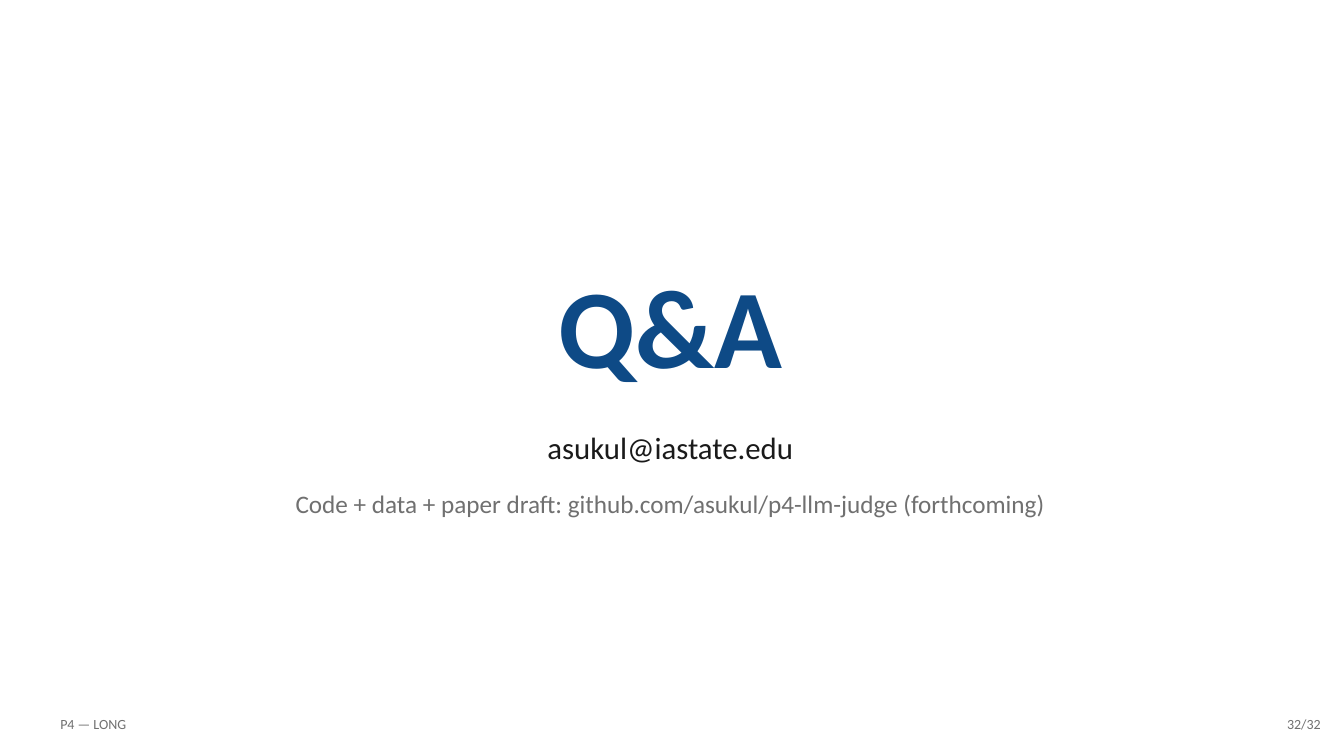
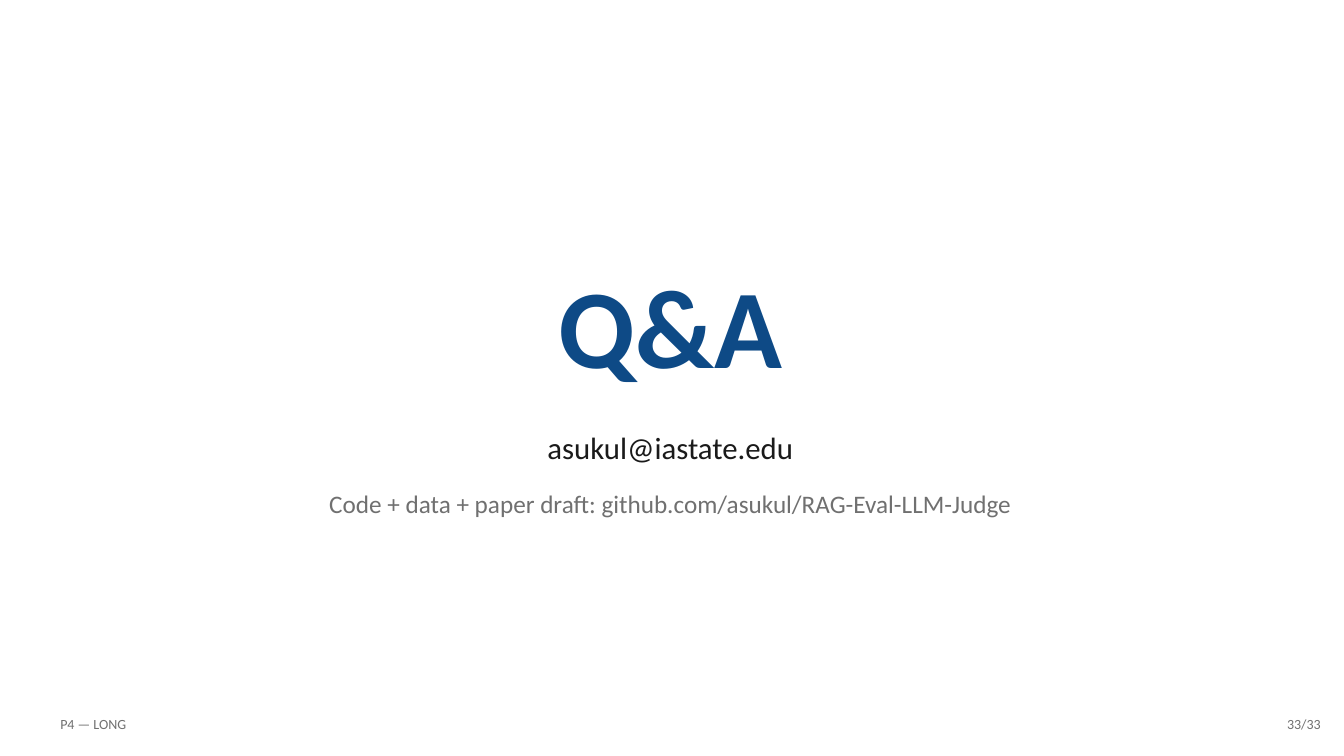
Before and after one commit to asukul/RAG-Eval-LLM-Judge, a slide deck: slide 33 of slides/P4-LONG.pptx (slide 32 before the commit). Drawn at 1344x756 pixels with LibreOffice and Linux fonts; fonts in the diff are those of the drawing. Boxes give left, top, right and bottom in pixels: in the first picture for what was removed or moved away, otherwise in the second. Text is boxed around its words. In the diff, an @@ line names an element or a change of style, - is before the commit and + after.

Commit message:
Refresh slides + add TREC-COVID slide to both decks
- New slide_trec_covid_results function showing per-judge kappa
  + ensemble for the third validation corpus (currently frontier-7
  numbers; open-weight supplement run is in flight, slide will be
  re-rendered as 9-judge once that merges)
- slide_coverage_finding extended to 3-corpus table (was 2 cols,
  now adds TREC-COVID column with frontier-7 coverage data)
- Both decks regenerated:
    P4-SHORT: 15 -> 16 slides
    P4-LONG : 32 -> 33 slides
- SLIDES_REFERENCE.md updated:
    Section 1: deck slide counts
    Section 2: slide-by-slide map (added trec-covid entries in
               both SHORT and LONG)
    Section 3: TREC-COVID headline numbers added under External
               validation section

```diff
--- a/slides/P4-LONG.pptx
+++ b/slides/P4-LONG.pptx
@@ text at (329, 495, 1011, 518): text changed @@
-Code + data + paper draft: github.com/asukul/p4-llm-judge (forthcoming)
+Code + data + paper draft: github.com/asukul/RAG-Eval-LLM-Judge
@@ text at (1287, 719, 1321, 730): text changed @@
-32/32
+33/33
```
Also in this commit, not shown: 31 other slides changed, 1 slide added, 3 other files.
